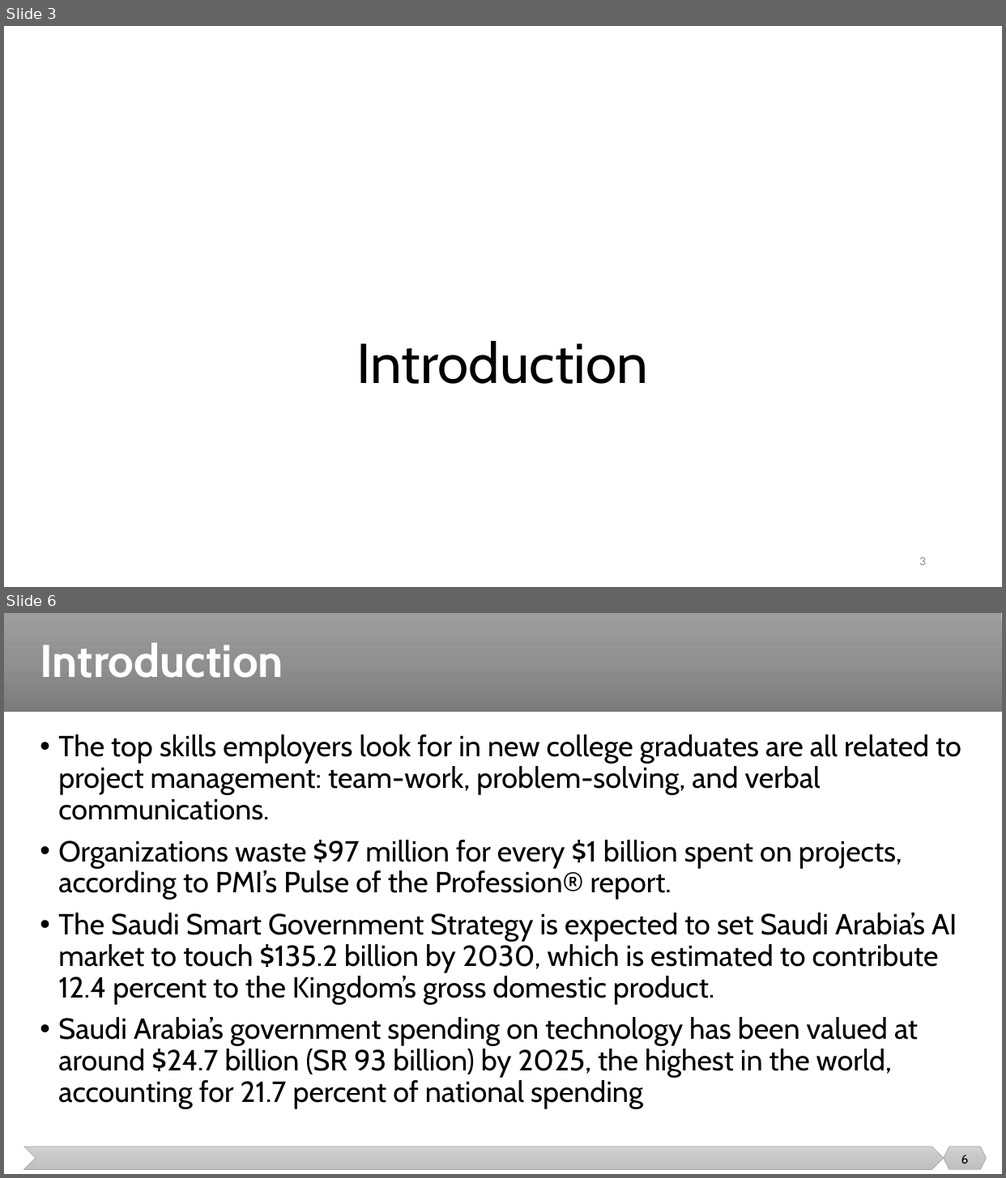
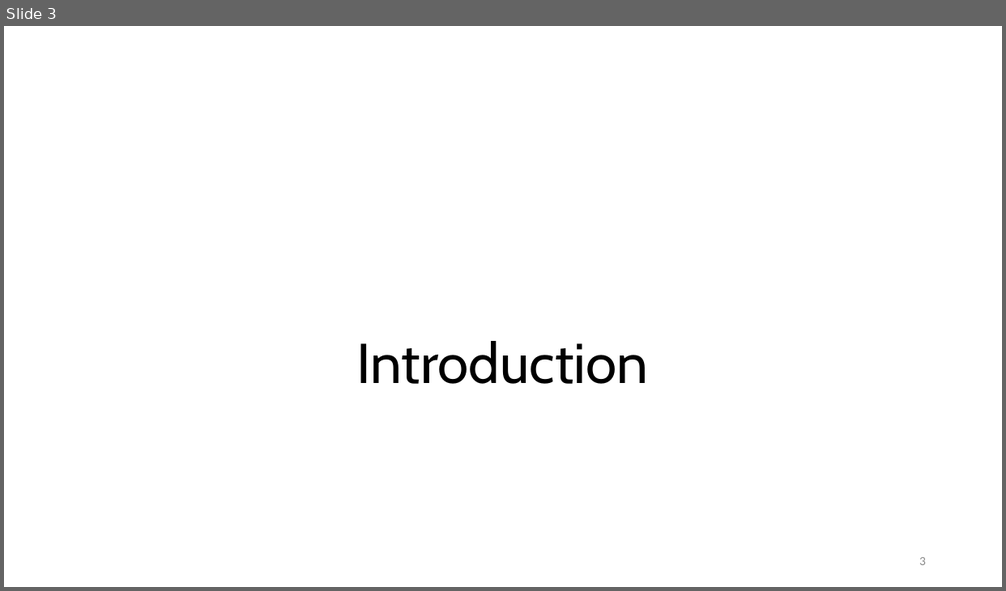
Before and after one commit to malenezi/malenezi, a slide deck: SE495/Lectures/1-Introduction/Introduction.pptx. Shown one above the other, each under a label of ours: slides 3 and 6 before the commit, slide 3 after it; the slides between them are not shown. The pictures are 1006x1178 and 1006x591 pixels, drawn with LibreOffice and Linux fonts; fonts in the diff are those of the drawing. Boxes give left, top, right and bottom in pixels: in the first picture for what was removed or moved away, otherwise in the second. Text is boxed around its words. In the diff, an @@ line names an element or a change of style, - is before the commit and + after.

```diff
--- a/SE495/Lectures/1-Introduction/Introduction.pptx
+++ b/SE495/Lectures/1-Introduction/Introduction.pptx
@@ slide 6 removed at [4,613,1002,1174], background #FFFFFF @@
@@ rectangle removed at [4,613,1002,712] @@
@@ title removed at [40,643,283,678] @@
-Introduction
@@ text removed at [58,735,961,1110] @@
-• The top skills employers look for in new college graduates are all related to project management: team-work, problem-solving, and verbal communications.
-• Organizations waste $97 million for every $1 billion spent on projects, according to PMI’s Pulse of the Profession® report.
-• The Saudi Smart Government Strategy is expected to set Saudi Arabia’s AI market to touch $135.2 billion by 2030, which is estimated to contribute 12.4 percent to the Kingdom’s gross domestic product.
-• Saudi Arabia’s government spending on technology has been valued at around $24.7 billion (SR 93 billion) by 2025, the highest in the world, accounting for 21.7 percent of national spending
@@ chevron removed at [24,1147,944,1170] @@
@@ hexagon removed at [944,1147,987,1170] @@
@@ page number removed at [961,1155,969,1164] @@
-6
```
Also in this commit, not shown: 9 slides changed, 28 slides added, 70 other slides removed, 8 other files.
